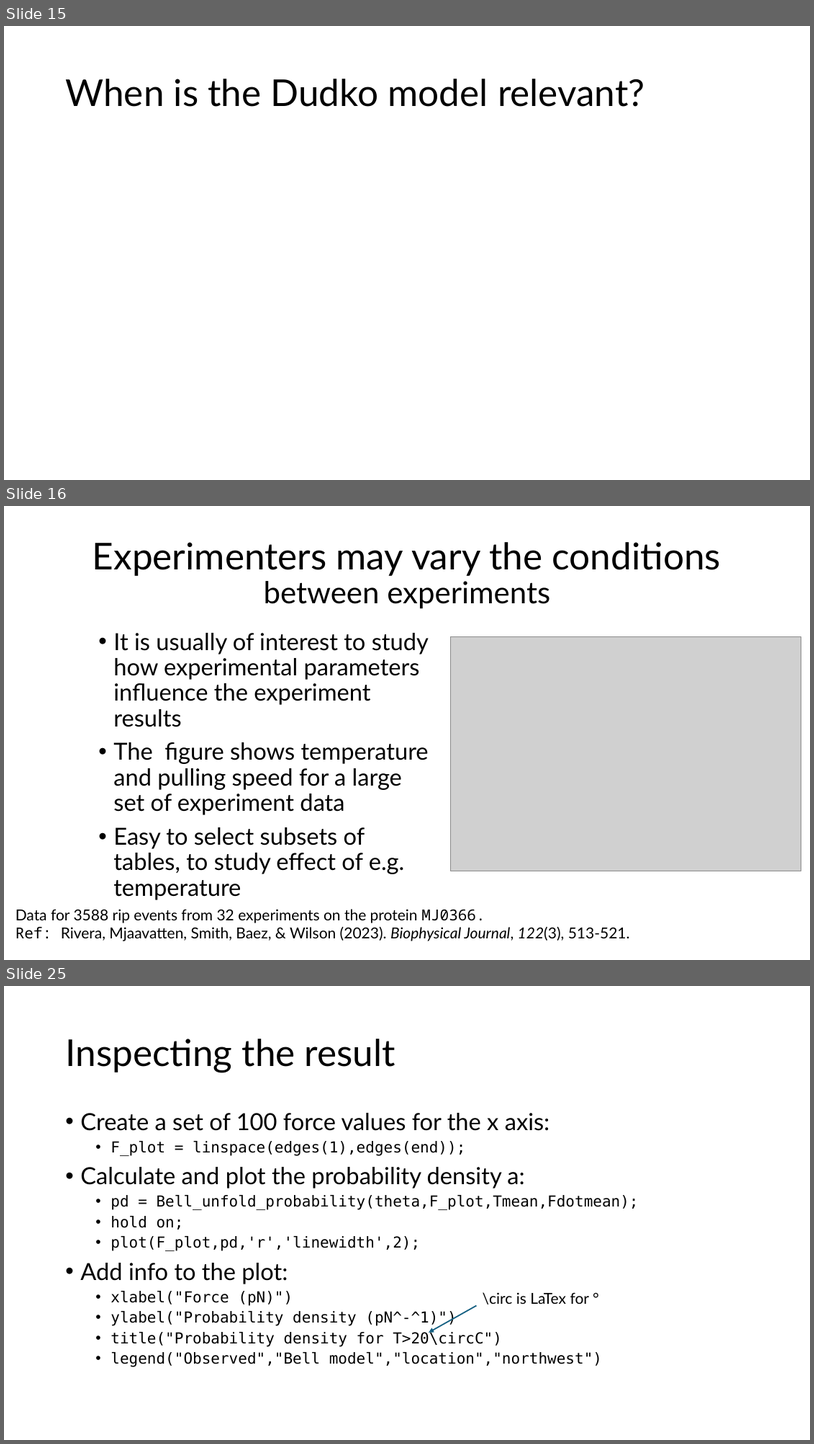
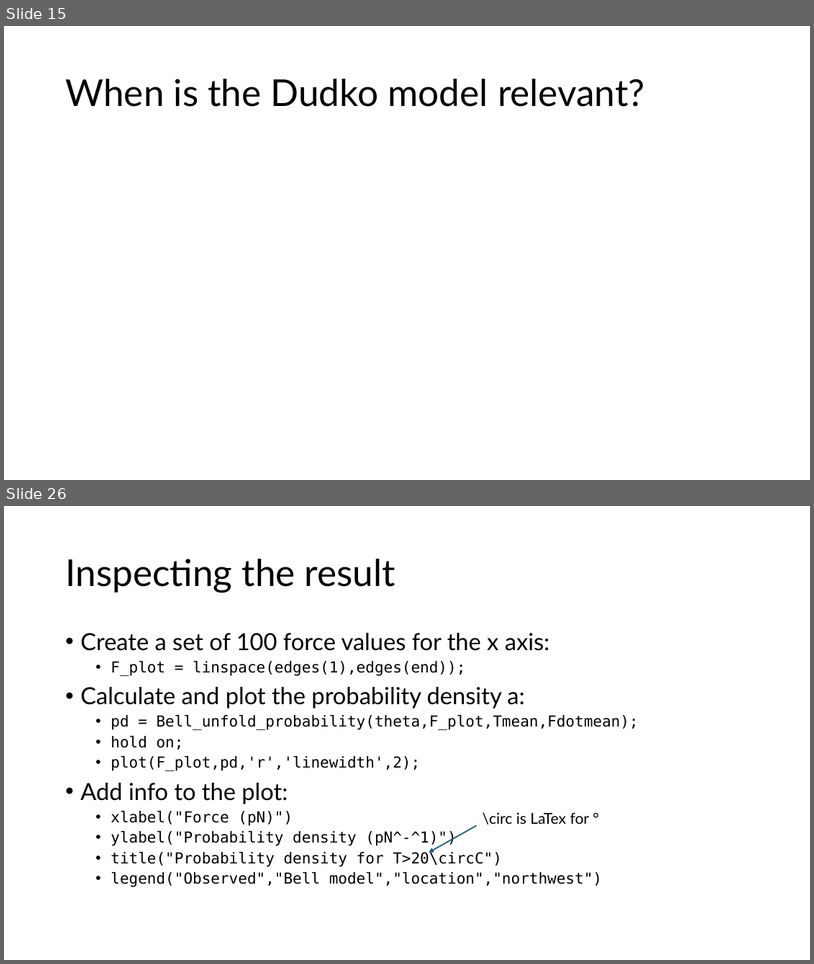
Before and after one commit to are-mj/OpticalTweezers, a slide deck: Summer school 2024/Fitting models to experiment.pptx. Shown one above the other, each under a label of ours: slides 15, 16 and 25 before the commit, slides 15 and 26 after it; the slides between them are not shown. The pictures are 814x1444 and 814x964 pixels, drawn with LibreOffice and Linux fonts; fonts in the diff are those of the drawing; grey boxes stand for pictures. Boxes give left, top, right and bottom in pixels: in the first picture for what was removed or moved away, otherwise in the second. Text is boxed around its words. In the diff, an @@ line names an element or a change of style, - is before the commit and + after.

```diff
--- a/Summer school 2024/Fitting models to experiment.pptx
+++ b/Summer school 2024/Fitting models to experiment.pptx
@@ slide 16 removed at [4,506,810,960], background #FFFFFF @@
@@ title removed at [93,542,721,609] @@
-Experimenters may vary the conditions
-between experiments
@@ text removed at [113,633,429,900] @@
-• It is usually of interest to study how experimental parameters influence the experiment results
-• The figure shows temperature and pulling speed for a large set of experiment data
-• Easy to select subsets of tables, to study effect of e.g. temperature
@@ picture removed at [451,636,801,871] @@
@@ text removed at [16,908,630,941] @@
-Data for 3588 rip events from 32 experiments on the protein MJ0366.
-Ref: Rivera, Mjaavatten, Smith, Baez, & Wilson (2023). Biophysical Journal, 122(3), 513-521.
@@ what was slide 25 is now slide 26 @@
```
Also in this commit, not shown: 9 slides changed, 3 slides added, 1 other slide removed.
